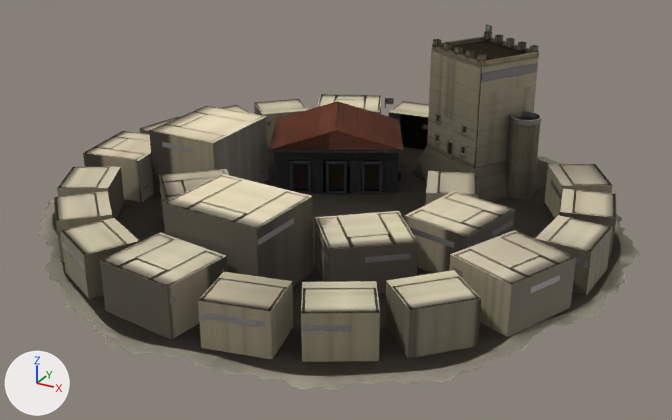
The glTF model src/assets/map/towns/kingdoms-town-big-a-israelite.glb, before and after one commit.
Both versions are drawn from a camera (50 mm lens) standing at (5.46, -9.91, 5.06) and looking at (0.19, -0.33, 0.27). Every picture has the same lights, and +X, +Y and +Z are marked at lower left. The older version comes first. Where no turn or scale is listed for an object, it has been applied to the vertices. Vertices at exactly the same position are counted once.
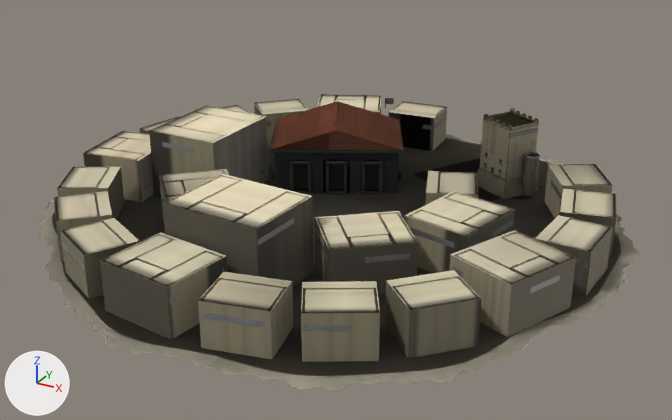
Boxes (x1, y1, x2, y2) around the edits, measured in the pictures (672 x 420 px; the box of a moved part takes in the faces that stretch with it):
```json
{"object": "Mesh_2", "change": "reshaped", "before": [54, 60, 619, 362], "after": [54, 94, 619, 362], "on screen": "11% shorter"}
{"object": "Mesh_0", "change": "reshaped", "before": [38, 24, 640, 390], "after": [38, 95, 640, 390], "on screen": "19% shorter"}
{"object": "Mesh_1", "change": "reshaped", "before": [273, 54, 626, 293], "after": [273, 123, 626, 293], "on screen": "mostly hidden"}
{"part": 1, "of": "me_mesh_0", "change": "moved or reshaped", "before": [413, 146, 542, 202], "after": [477, 168, 540, 199]}
{"part": 2, "of": "me_mesh_0", "change": "moved or reshaped", "before": [448, 142, 452, 154], "on screen": "not visible afterwards"}
{"part": 3, "of": "me_mesh_0", "change": "moved or reshaped", "before": [431, 41, 540, 67], "after": [483, 114, 539, 131]}
{"part": 4, "of": "me_mesh_0", "change": "moved or reshaped", "before": [432, 38, 539, 66], "after": [483, 112, 539, 130]}
{"part": 5, "of": "me_mesh_0", "change": "moved or reshaped", "before": [432, 44, 484, 62], "after": [484, 117, 509, 128]}
{"part": 6, "of": "me_mesh_0", "change": "deleted", "before": [427, 24, 542, 168], "on screen": "brown"}
{"part": 7, "of": "me_mesh_0", "change": "cut back", "before": [432, 50, 540, 199], "after": [480, 108, 540, 196]}
{"part": 8, "of": "me_mesh_1", "change": "moved or reshaped", "before": [508, 58, 538, 89], "after": [523, 125, 538, 141]}
{"part": 9, "of": "me_mesh_2", "change": "moved or reshaped", "before": [508, 60, 536, 111], "after": [524, 126, 537, 152]}
{"part": 10, "of": "me_mesh_2", "change": "moved or reshaped", "before": [465, 117, 536, 173], "after": [498, 180, 505, 192]}
```

Edits to the scene script, one JSON object a line:
```json
{"block": "me_mesh_0", "where": "# used by ob_mesh_0; location = (-4.01, 3.95, 0.0)"}
{"op": "remove", "block": "me_mesh_0", "code": "me_mesh_0.from_pydata(...)  # 21752 vertices, 34531 faces; spans x 0.0..7.88, y -7.96..0.0, z 0.0..2.3"}
{"op": "add", "block": "me_mesh_0", "code": "me_mesh_0.from_pydata(...)  # 21740 vertices, 34531 faces; spans x 0.0..7.88, y -7.96..0.0, z 0.0..1.2"}
{"block": "me_mesh_0", "change": "me_mesh_0 part 1: the loose piece of 70 vertices spanning x 4.27..6.13, y -2.8..-0.98, z 0.0..0.5 is scaled about its middle by 0.522, then moved by (0.44, 0.0, -0.12)"}
{"block": "me_mesh_0", "change": "me_mesh_0 part 2: the loose piece of 8 vertices spanning x 4.9..5.0, y -2.35..-2.29, z 0.5..0.72 is scaled about its middle by 0.523, then moved by (0.56, 0.2, -0.29)"}
{"block": "me_mesh_0", "change": "me_mesh_0 part 3: the loose piece of 38 vertices spanning x 4.48..5.92, y -2.59..-1.18, z 1.9..1.92 is scaled about its middle by (0.522, 0.522, 0.515), then moved by (0.44, 0.0, -0.91)"}
{"block": "me_mesh_0", "change": "me_mesh_0 part 4: the loose piece of 60 vertices spanning x 4.49..5.91, y -2.58..-1.2, z 1.91..1.97 is scaled about its middle by 0.522, then moved by (0.44, 0.0, -0.93)"}
{"block": "me_mesh_0", "change": "me_mesh_0 part 5: the loose piece of 12 vertices spanning x 4.48..5.44, y -2.59..-2.02, z 1.97..1.98 is scaled about its middle by (0.522, 0.522, 0.476), then moved by (0.56, 0.2, -0.94)"}
{"block": "me_mesh_0", "change": "me_mesh_0 part 6: 23 loose pieces with 388 vertices, spanning x 4.48..6.12, y -2.6..-1.19, z 0.5..2.3, are deleted"}
{"block": "me_mesh_0", "change": "me_mesh_0 part 7: 150 vertices removed from x 4.49..6.11, y -2.58..-1.2, z 0.0..1.9; 526 vertices added at x 5.27..6.12, y -2.26..-1.53, z 0.0..1.2"}
{"block": "me_mesh_0", "change": "other edits to the shape of me_mesh_0 do not show in these pictures"}
{"block": "me_mesh_1", "where": "# used by ob_mesh_1; location = (-4.01, 3.95, 0.0)"}
{"op": "remove", "block": "me_mesh_1", "code": "me_mesh_1.from_pydata(...)  # 9231 vertices, 7645 faces; spans x 0.0..7.88, y -7.96..0.0, z 0.0..2.3"}
{"op": "add", "block": "me_mesh_1", "code": "me_mesh_1.from_pydata(...)  # 9219 vertices, 7645 faces; spans x 0.0..7.88, y -7.96..0.0, z 0.0..1.2"}
{"block": "me_mesh_1", "change": "me_mesh_1 part 8: the loose piece of 15 vertices spanning x 5.43..5.91, y -2.58..-1.74, z 0.5..1.9 is scaled about its middle by 0.521, then moved by (0.22, 0.13, -0.57)"}
{"block": "me_mesh_1", "change": "other edits to the shape of me_mesh_1 do not show in these pictures"}
{"block": "me_mesh_2", "where": "# used by ob_mesh_2; location = (-4.01, 3.95, 0.0)"}
{"op": "remove", "block": "me_mesh_2", "code": "me_mesh_2.from_pydata(...)  # 692 vertices, 735 faces; spans x 0.0..7.88, y -7.96..0.0, z 0.0..1.92"}
{"op": "add", "block": "me_mesh_2", "code": "me_mesh_2.from_pydata(...)  # 692 vertices, 735 faces; spans x 0.0..7.88, y -7.96..0.0, z 0.0..1.0"}
{"block": "me_mesh_2", "change": "me_mesh_2 part 9: the loose piece of 10 vertices spanning x 5.66..5.91, y -2.17..-1.74, z 0.5..1.9 is scaled about its middle by 0.522, then moved by (0.16, 0.03, -0.57)"}
{"block": "me_mesh_2", "change": "me_mesh_2 part 10: 22 of 692 vertices moved; they spanned x 2.68..6.05, y -3.35..-1.07, z 0.0..1.9 and now span x 2.68..6.09, y -3.35..-1.46, z 0.0..0.99; mean shift (0.43, -0.01, -0.37); largest move (4.24, -2.66, 0.0) -> (2.68, -3.35, 0.0)"}
{"block": "me_mesh_2", "change": "other edits to the shape of me_mesh_2 do not show in these pictures"}
```
